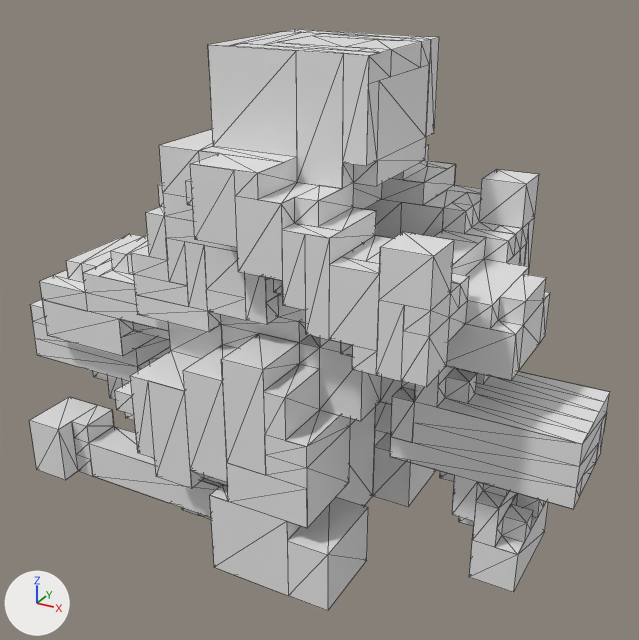
The glTF model assets/models/veh_moto.gltf, before and after one commit.
The view is the same before and after, from a 50 mm camera at (1.143, -1.889, 1.193) aimed at (0.095, 0.016, 0.241). The axes (+X, +Y, +Z) are drawn at lower left. The lights are the same throughout. The picture after the commit comes second. Mesh edges are drawn as thin lines. Vertices at exactly the same position are counted once.

Script lines for the objects in view, before the commit:
```python
me_veh_moto = bpy.data.meshes.new('veh_moto')
me_veh_moto.from_pydata(...)  # 1361 vertices, 1990 faces; spans x -0.82..0.84, y -0.36..0.36, z -0.36..0.96
ob_veh_moto = bpy.data.objects.new('veh_moto', me_veh_moto)
ob_veh_moto.location = (0.0, 0.0, 0.0)
```
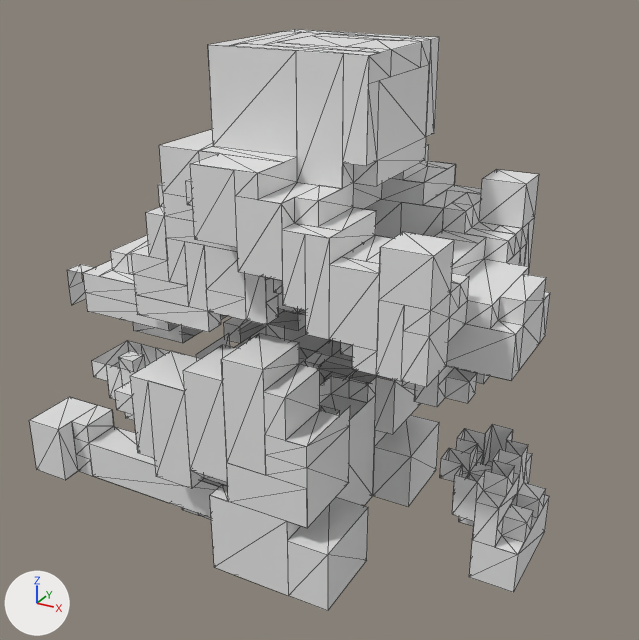
Diff of the bpy script that builds the scene:
```diff
--- a/assets/models/veh_moto.gltf.py
+++ b/assets/models/veh_moto.gltf.py
@@ me_veh_moto @@
 # used by ob_veh_moto; location = (0.0, 0.0, 0.0)
-me_veh_moto.from_pydata(...)  # 1361 vertices, 1990 faces; spans x -0.82..0.84, y -0.36..0.36, z -0.36..0.96
+me_veh_moto.from_pydata(...)  # 1225 vertices, 1670 faces; spans x -0.71..0.73, y -0.36..0.36, z -0.36..0.96
+# me_veh_moto part 1
+# 46 vertices are removed from x -0.82..-0.42, y -0.19..0.19, z -0.01..0.33
+# 96 faces are deleted
+# me_veh_moto part 2
+# 80 vertices are removed from x -0.13..0.84, y -0.19..0.19, z -0.01..0.39
+# 210 faces are deleted
+# other edits to the shape of me_veh_moto do not show in these pictures
```

Where the change shows, as pixel boxes (x1, y1, x2, y2) in the pictures (639 x 640 px):
'veh_moto', reshaped (10% narrower): before (29, 29, 610, 611); after (29, 29, 550, 611)
part 1 of me_veh_moto, deleted: before (30, 234, 171, 382)
part 2 of me_veh_moto, deleted: before (168, 294, 610, 509)
